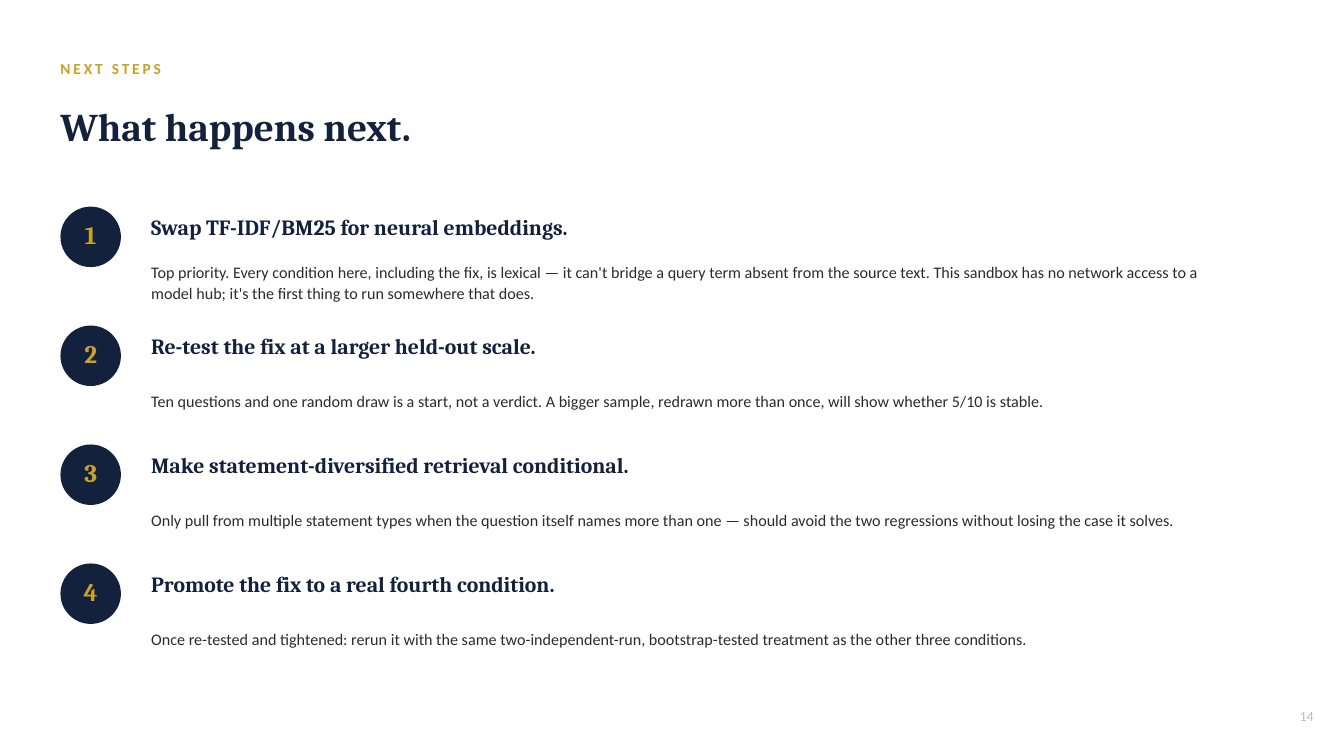
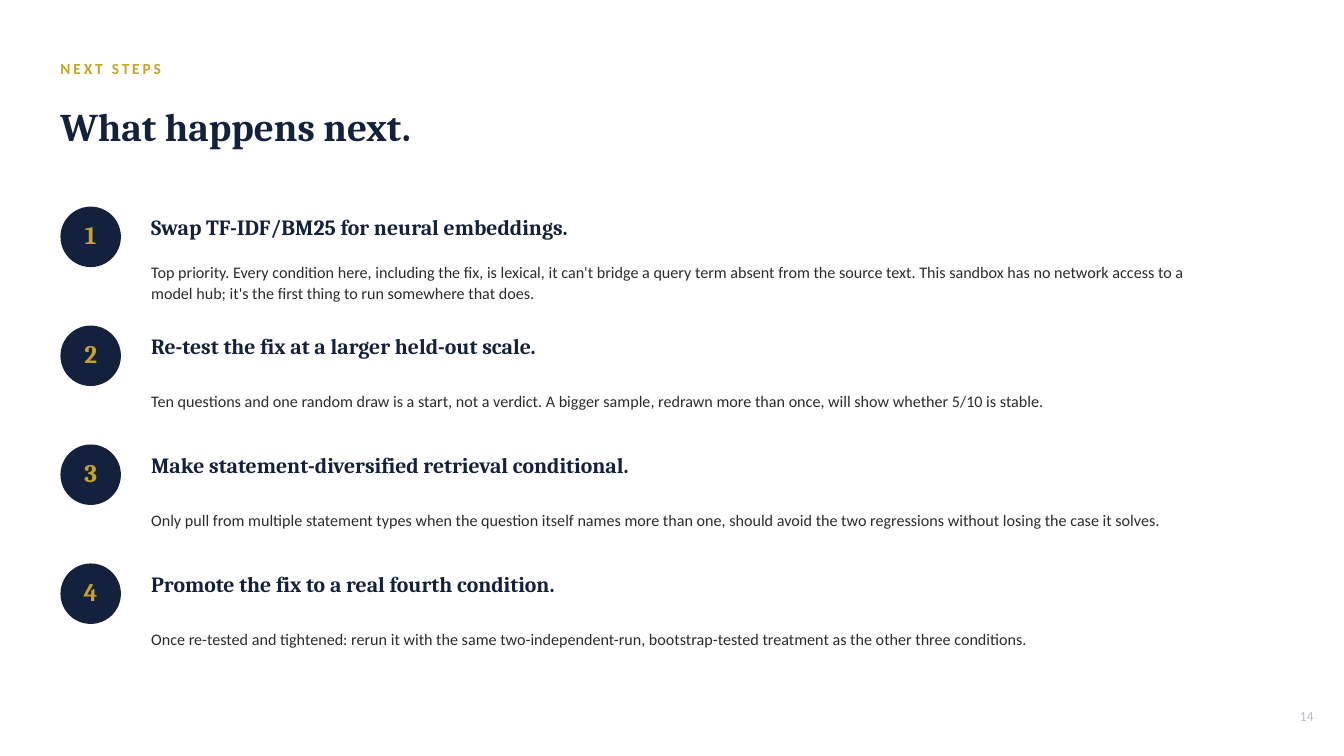
Before and after one commit to nv78/Research-semanticchunking, a slide deck: slide 14 of FinanceBench_Ablation_Deck.pptx. Drawn at 1344x756 pixels with LibreOffice and Linux fonts; fonts in the diff are those of the drawing. Boxes give left, top, right and bottom in pixels: in the first picture for what was removed or moved away, otherwise in the second. Text is boxed around its words. In the diff, an @@ line names an element or a change of style, - is before the commit and + after.

```diff
--- a/FinanceBench_Ablation_Deck.pptx
+++ b/FinanceBench_Ablation_Deck.pptx
@@ text at bbox=[151, 267, 1183, 302]: text changed @@
-Top priority. Every condition here, including the fix, is lexical — it can't bridge a query term absent from the source text. This sandbox has no network access to a model hub; it's the first thing to run somewhere that does.
+Top priority. Every condition here, including the fix, is lexical, it can't bridge a query term absent from the source text. This sandbox has no network access to a model hub; it's the first thing to run somewhere that does.
@@ text at bbox=[151, 515, 1159, 529]: text changed @@
-Only pull from multiple statement types when the question itself names more than one — should avoid the two regressions without losing the case it solves.
+Only pull from multiple statement types when the question itself names more than one, should avoid the two regressions without losing the case it solves.
```
Also in this commit, not shown: 13 other slides changed, 2 other files.
